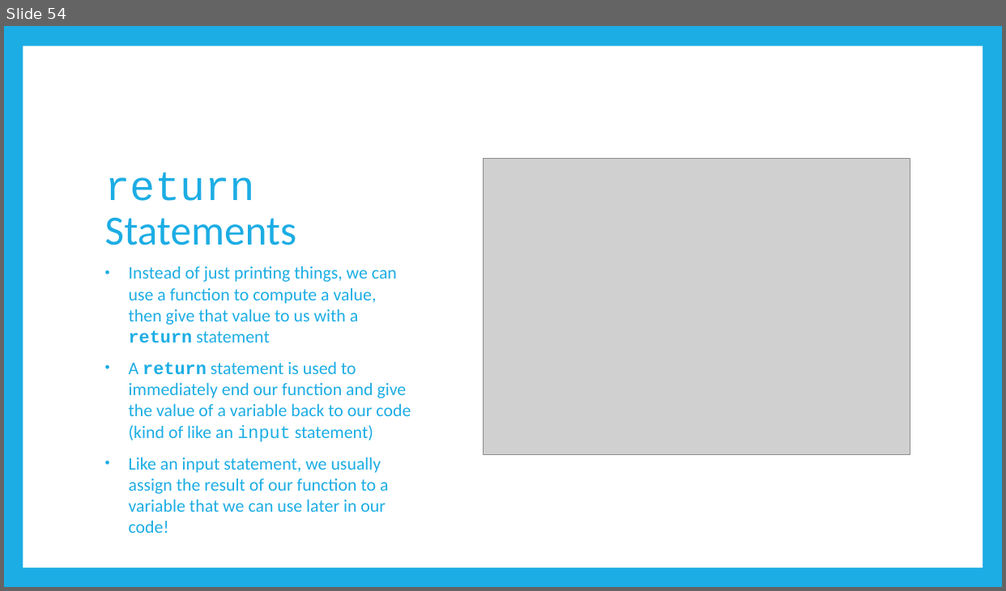
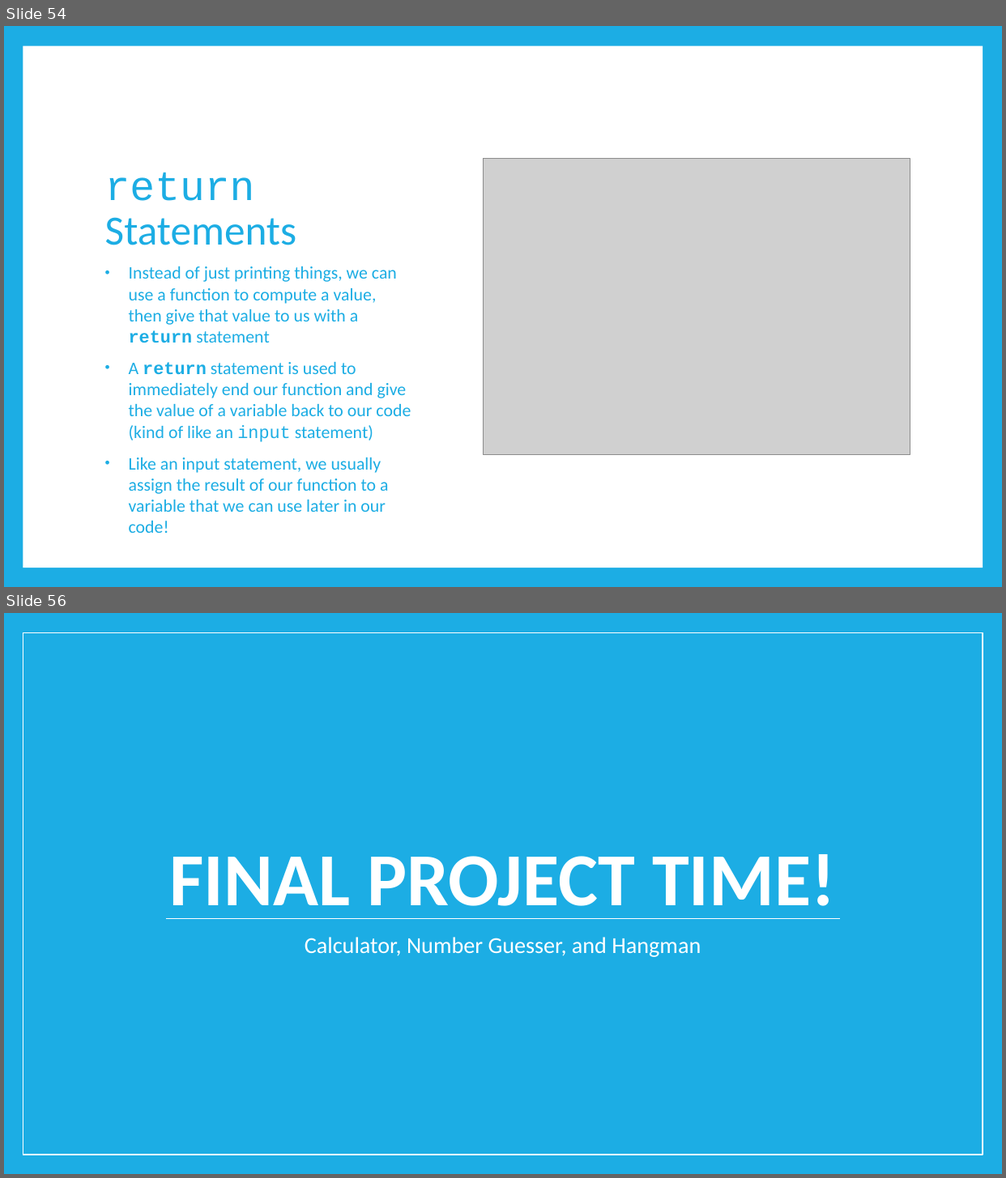
Before and after one commit to TristinSchlauch11/code-ninjas-python, a slide deck: Intro to Python.pptx. Shown one above the other, each under a label of ours: slide 54 before the commit, slides 54 and 56 after it; the slides between them are not shown. The pictures are 1006x591 and 1006x1178 pixels, drawn with LibreOffice and Linux fonts; fonts in the diff are those of the drawing; grey boxes stand for pictures. Boxes give left, top, right and bottom in pixels: in the first picture for what was removed or moved away, otherwise in the second. Text is boxed around its words. In the diff, an @@ line names an element or a change of style, - is before the commit and + after.

```diff
--- a/Intro to Python.pptx
+++ b/Intro to Python.pptx
@@ slide 56 added at (4,613,1002,1174), background #1CADE4 @@
@@ rectangle added at (23,633,982,1155), fill #1CADE4, outline #FFFFFF 1 pt @@
@@ title added at (170,854,835,919), 72 pt, text #FFFFFF, bold @@
+FINAL PROJECT TIME!
@@ line added from (166, 918) to (839, 918), #FFFFFF 0.79 pt @@
@@ subtitle added at (305,937,701,957), 22 pt, text #FFFFFF @@
+Calculator, Number Guesser, and Hangman
```
Also in this commit, not shown: 1 slide changed, 3 other slides added.
